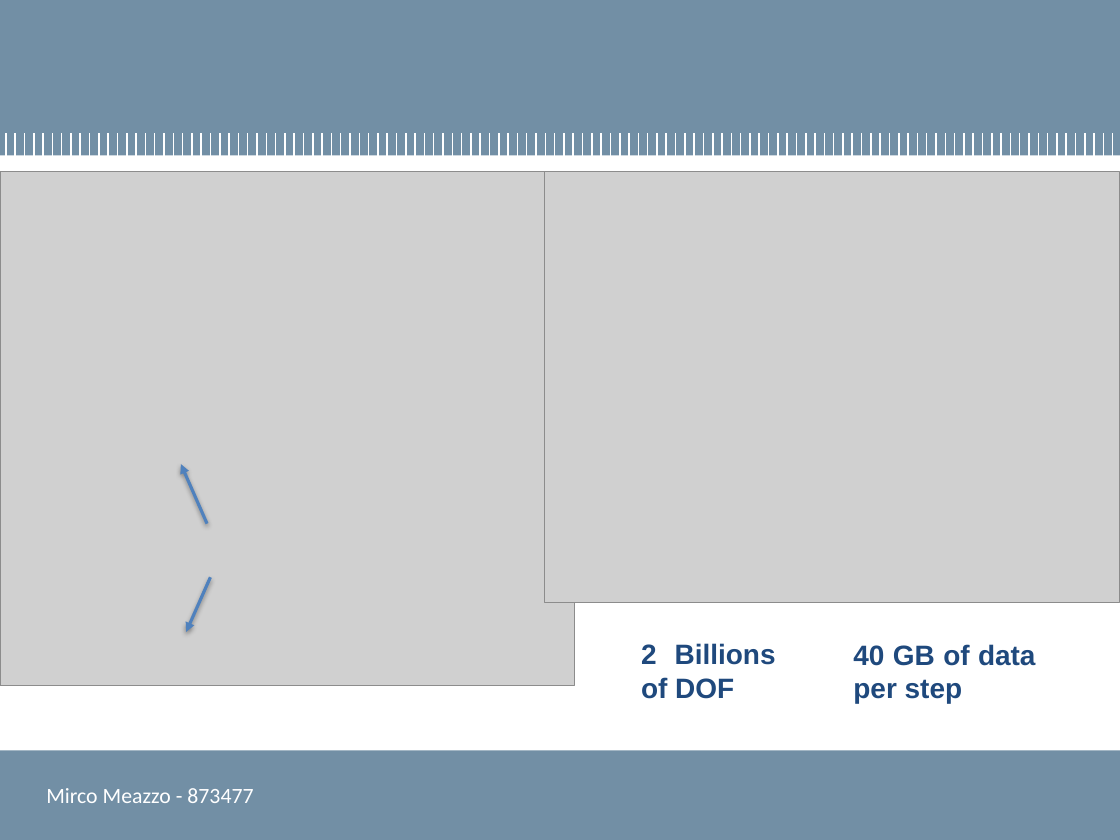
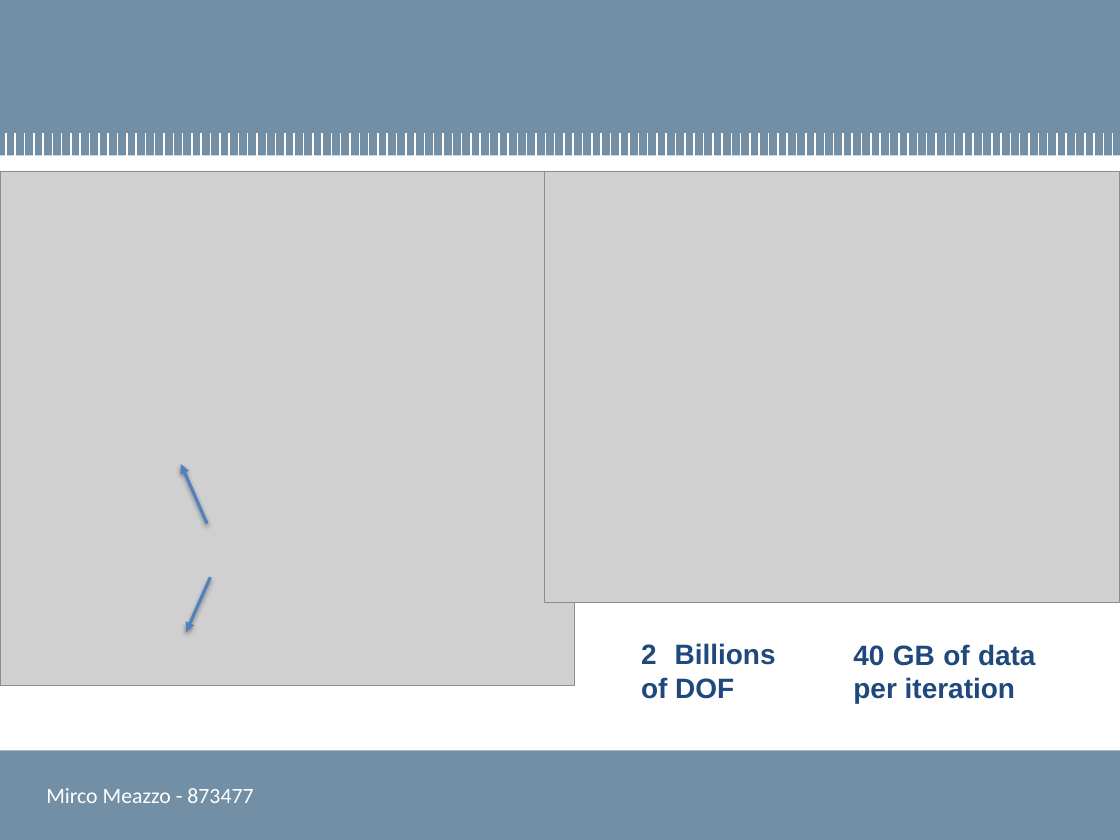
Before and after one commit to mircuz/channel_report, a slide deck: slide 11 of presentazione_meazzo.pptx. Drawn at 1120x840 pixels with LibreOffice and Linux fonts; fonts in the diff are those of the drawing; grey boxes stand for pictures; background and template pictures are left out. Boxes give left, top, right and bottom in pixels: in the first picture for what was removed or moved away, otherwise in the second. Text is boxed around its words. In the diff, an @@ line names an element or a change of style, - is before the commit and + after.

Commit message:
Final draft

```diff
--- a/presentazione_meazzo.pptx
+++ b/presentazione_meazzo.pptx
@@ text at (x1=853, y1=644, x2=1036, y2=703): text changed @@
-40 GB of data per step
+40 GB of data per iteration
```
Also in this commit, not shown: 3 other slides changed.
